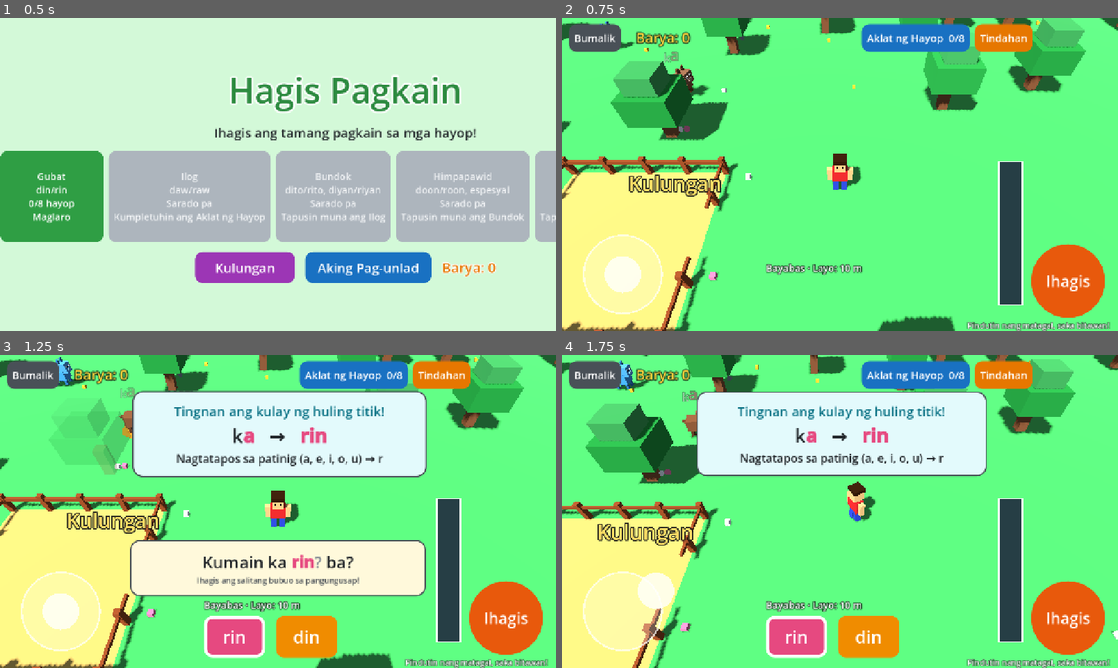
Above: before the commit, frames 1-4 (two rows, left to right).
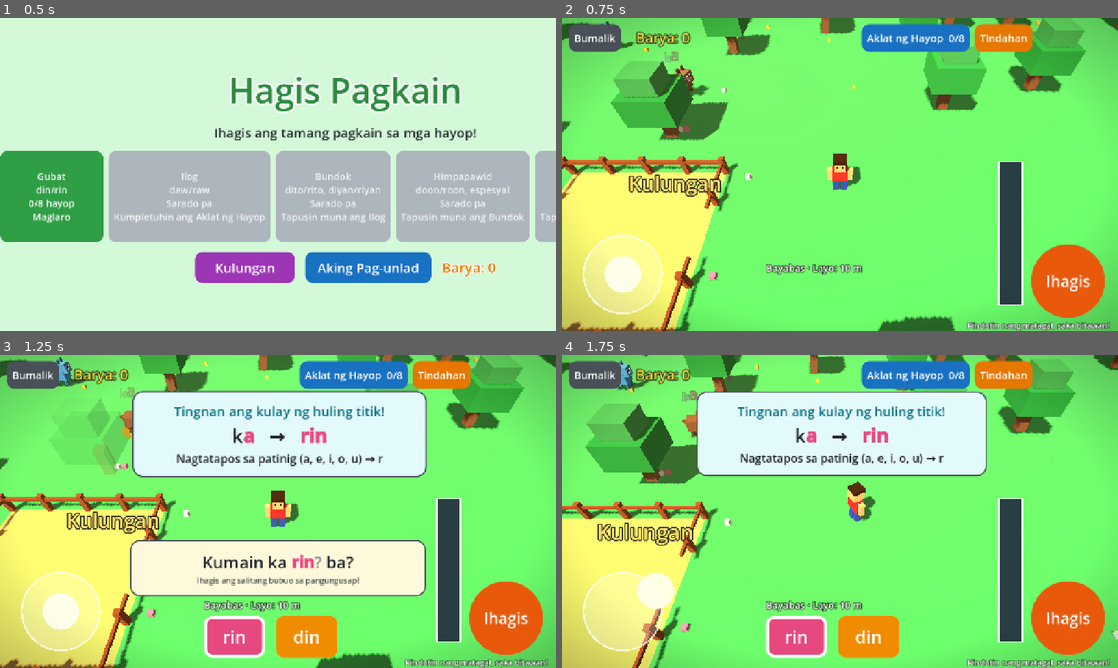
Above: after the commit, the same moments.

Repository: chieeng/hagis-pagkain
Game: Godot game, scene res://main/Main.tscn
Two runs of this game, one before a commit and one after it. Both use one fixed random seed, a clock stepped at 60 frames per second and the inputs below.
Inputs (mouse positions are in pixels of both pictures, inside the frame that each line leads up to):
- Up to frame 1 (0.5 s): no input
- Up to frame 2 (0.75 s): click "Gubat din/rin 0/8 hayop Magla…" at 0.5 s
- Up to frame 3 (1.25 s): no input
- Up to frame 4 (1.75 s): tap Enter at 1.25 s; drag from (623, 611) to (895, 442) at 1.27 s

Frame 1 is identical in both runs. In frame 2, 19% of the frame differs, in the area x 0-100%, y 0-100%; in frame 3, 16%; in frame 4, 17%.

Commit message:
Art pass from the game-assets-enhancement skill: STYLE.md + depth + light grade
- STYLE.md: style sentence, palette anchors with jobs (r-pink/d-orange
  are sacred pedagogic colours), lighting rules, and the full sprite
  manifest for a future fal.ai generation pass
- Two silhouette ranges around every biome with aerial perspective
  (far palest, near warmer; mountain taller) in place of the old
  mountain-only peaks
- Warm radial light wash + gentle vignette composited under the HUD;
  warmer ambient and sun light

Co-Authored-By: Claude Fable 5 <noreply@anthropic.com>

Diff:
--- a/world/BiomeWorld.gd
+++ b/world/BiomeWorld.gd
@@ -156,15 +156,17 @@
 	sky.sky_material = sky_mat
 	env.sky = sky
 	env.ambient_light_source = Environment.AMBIENT_SOURCE_COLOR
-	env.ambient_light_color = Color(0.62, 0.66, 0.72)
-	env.ambient_light_energy = 0.45
+	# STYLE.md lighting rule 2: shared warm undertone, no cold grey washes.
+	env.ambient_light_color = Color(0.74, 0.69, 0.60)
+	env.ambient_light_energy = 0.5
 	var we := WorldEnvironment.new()
 	we.environment = env
-	add_child(we)
 	var sun := DirectionalLight3D.new()
 	sun.rotation_degrees = Vector3(-55, -35, 0)
-	sun.light_energy = 0.8
+	sun.light_color = Color("#fff1cf")
+	sun.light_energy = 0.85
 	sun.shadow_enabled = true
+	add_child(we)
 	add_child(sun)
 
 
@@ -184,15 +186,7 @@
 		water.material_override = Blocky.material(Color(_theme().water))
 		water.position = Vector3(0, 0.03, -MAP_HALF + 4.0)
 		add_child(water)
-	if biome == "mountain":
-		# Blocky peaks around the far edge.
-		var mrng := RandomNumberGenerator.new()
-		mrng.seed = 11
-		for i in 7:
-			var x := -MAP_HALF + 4.0 + i * (MAP_HALF * 2.0 - 8.0) / 6.0
-			var h := mrng.randf_range(5.0, 10.0)
-			Blocky.box(self, Vector3(6, h, 5), Color("#868e96"), Vector3(x, h / 2.0, -MAP_HALF - 6))
-			Blocky.box(self, Vector3(3, 2.2, 2.5), Color("#f8f9fa"), Vector3(x, h + 1.0, -MAP_HALF - 6))
+	_build_far_scenery()
 	if biome == "sky":
 		# Floating clouds: this biome is a cloud field in the sky.
 		var crng := RandomNumberGenerator.new()
@@ -228,6 +222,34 @@
 			Blocky.box(self, Vector3(3, 1.4, 1.5), Color(_theme().hedge), Vector3(x, 0.7, z))
 			Blocky.box(self, Vector3(1.5, 1.4, 3), Color(_theme().hedge), Vector3(z, 0.7, x))
 	_build_pen()
+
+
+## STYLE.md / game-assets-enhancement skill: two silhouette ranges around every biome, with
+## aerial perspective (far = palest and haziest, near = warmer), are what sell depth.
+## Mountain gets taller rock ranges; Sky's read as distant cloud banks.
+func _build_far_scenery() -> void:
+	var horizon := Color(_theme().sky_horizon)
+	var base := Color(_theme().hedge)
+	var tall := 1.35 if biome == "mountain" else 1.0
+	var rng := RandomNumberGenerator.new()
+	rng.seed = 21
+	for band in [
+		{"d": MAP_HALF + 17.0, "fade": 0.72, "hmin": 6.0 * tall, "hmax": 11.0 * tall},
+		{"d": MAP_HALF + 10.0, "fade": 0.42, "hmin": 3.5 * tall, "hmax": 7.0 * tall},
+	]:
+		var col: Color = base.lerp(horizon, band.fade)
+		var x := -MAP_HALF - 14.0
+		while x < MAP_HALF + 14.0:
+			# North/south ranges run along x; east/west ranges run along z.
+			for flank in [Vector2(x, -band.d), Vector2(x, band.d)]:
+				var h: float = rng.randf_range(band.hmin, band.hmax)
+				var w := rng.randf_range(6.0, 12.0)
+				Blocky.box(self, Vector3(w, h, 4.0), col, Vector3(flank.x, h / 2.0, flank.y))
+			for flank in [Vector2(-band.d, x), Vector2(band.d, x)]:
+				var h2: float = rng.randf_range(band.hmin, band.hmax)
+				var w2 := rng.randf_range(6.0, 12.0)
+				Blocky.box(self, Vector3(4.0, h2, w2), col, Vector3(flank.x, h2 / 2.0, flank.y))
+			x += 7.0 + rng.randf_range(-1.5, 2.5)
 
 
 func _tree(p: Vector3, rng: RandomNumberGenerator) -> void:
@@ -764,6 +786,7 @@
 func _build_ui() -> void:
 	ui = CanvasLayer.new()
 	add_child(ui)
+	_light_grade()
 
 	speed_lines = SpeedLines.new()
 	ui.add_child(speed_lines)
@@ -919,6 +942,35 @@
 	shop.changed.connect(_refresh_hud)
 	ui.add_child(shop)
 	_refresh_hud()
+
+
+## STYLE.md lighting rule 4 (game-assets-enhancement skill): a warm radial wash from the sun's
+## corner plus a gentle vignette, drawn over the 3D scene and under the HUD, fuse the picture
+## and keep the playfield the brightest region (squint test).
+func _light_grade() -> void:
+	var size := get_viewport().get_visible_rect().size
+	for grade in [
+		{"colors": [Color(1.0, 0.86, 0.5, 0.09), Color(1.0, 0.86, 0.5, 0.0)],
+			"offsets": [0.0, 1.0], "from": Vector2(0.35, 0.25), "to": Vector2(0.35, 1.1)},
+		{"colors": [Color(0, 0, 0, 0.0), Color(0, 0, 0, 0.0), Color(0, 0, 0, 0.24)],
+			"offsets": [0.0, 0.68, 1.0], "from": Vector2(0.5, 0.5), "to": Vector2(0.5, 1.2)},
+	]:
+		var g := Gradient.new()
+		g.colors = PackedColorArray(grade.colors)
+		g.offsets = PackedFloat32Array(grade.offsets)
+		var tex := GradientTexture2D.new()
+		tex.gradient = g
+		tex.fill = GradientTexture2D.FILL_RADIAL
+		tex.fill_from = grade.from
+		tex.fill_to = grade.to
+		tex.width = 512
+		tex.height = 288
+		var rect := TextureRect.new()
+		rect.texture = tex
+		rect.stretch_mode = TextureRect.STRETCH_SCALE
+		rect.size = size
+		rect.mouse_filter = Control.MOUSE_FILTER_IGNORE
+		ui.add_child(rect)
 
 
 func _refresh_hud() -> void:
Not shown, added: STYLE.md
